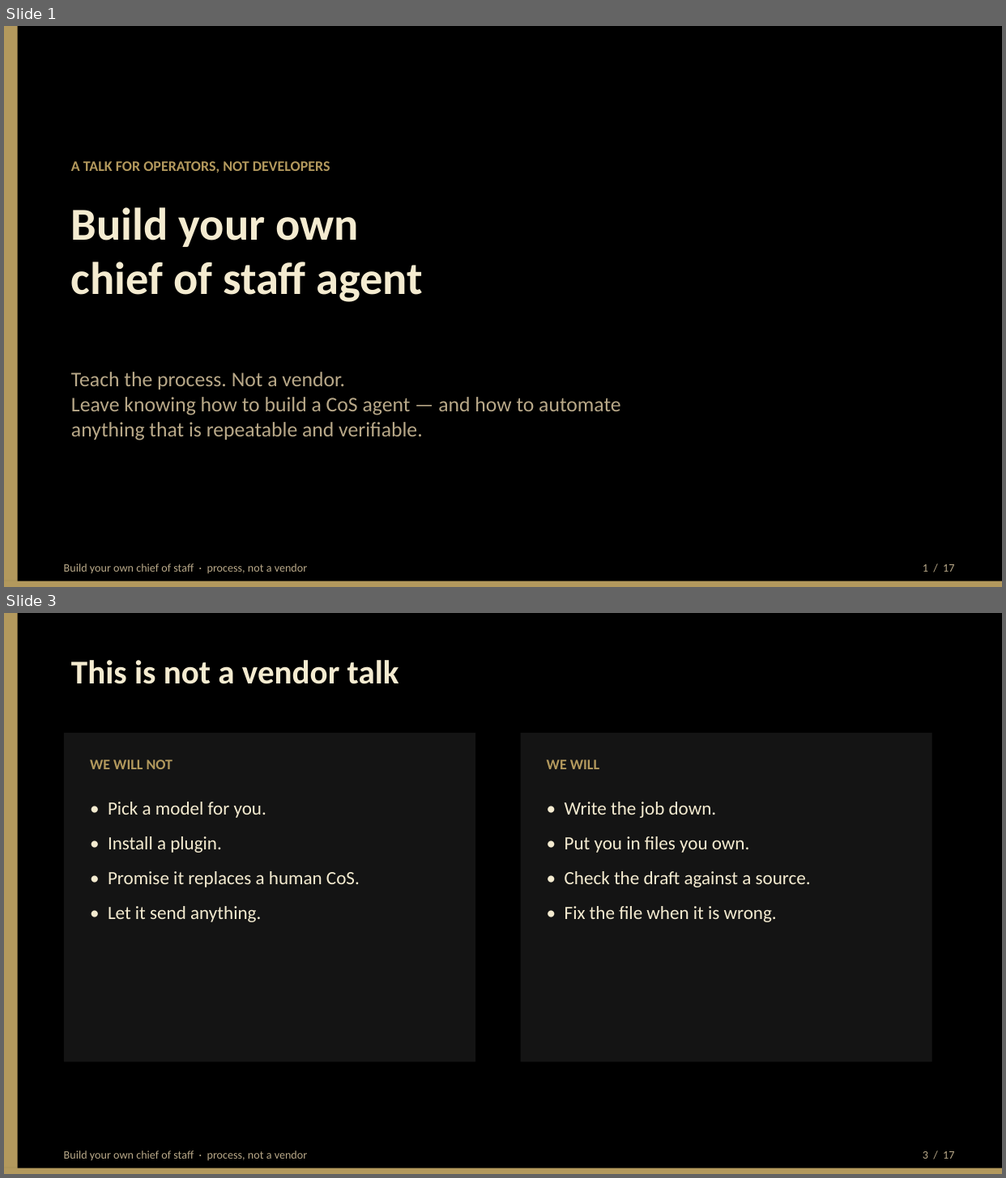
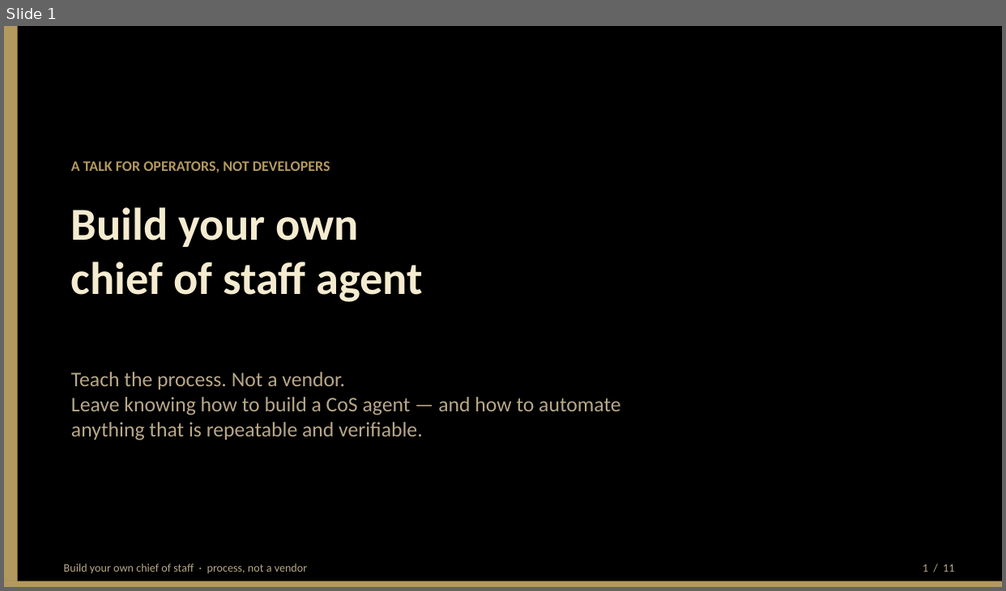
Before and after one commit to BittahCriminal/build-your-own-chief-of-staff, a slide deck: slides/building-your-own-chief-of-staff.pptx. Shown one above the other, each under a label of ours: slides 1 and 3 before the commit, slide 1 after it; the slides between them are not shown. The pictures are 1006x1178 and 1006x591 pixels, drawn with LibreOffice and Linux fonts; fonts in the diff are those of the drawing. Boxes give left, top, right and bottom in pixels: in the first picture for what was removed or moved away, otherwise in the second. Text is boxed around its words. In the diff, an @@ line names an element or a change of style, - is before the commit and + after.

```diff
--- a/slides/building-your-own-chief-of-staff.pptx
+++ b/slides/building-your-own-chief-of-staff.pptx
@@ slide 3 removed at box(4, 613, 1002, 1174), background #FFFFFF @@
@@ rectangle removed at box(4, 613, 1002, 1174) @@
@@ rectangle removed at box(4, 613, 18, 1174) @@
@@ text removed at box(71, 660, 399, 684) @@
-This is not a vendor talk
@@ rectangle removed at box(64, 733, 475, 1063) @@
@@ rectangle removed at box(521, 733, 932, 1063) @@
@@ text removed at box(90, 760, 173, 769) @@
-WE WILL NOT
@@ text removed at box(547, 760, 599, 769) @@
-WE WILL
@@ text removed at box(108, 802, 360, 922) @@
-• Pick a model for you.
-• Install a plugin.
-• Promise it replaces a human CoS.
-• Let it send anything.
@@ text removed at box(565, 802, 811, 922) @@
-• Write the job down.
-• Put you in files you own.
-• Check the draft against a source.
-• Fix the file when it is wrong.
@@ rectangle removed at box(4, 1169, 1002, 1174) @@
@@ text removed at box(64, 1151, 307, 1161) @@
-Build your own chief of staff · process, not a vendor
@@ text removed at box(923, 1152, 954, 1159) @@
-3 / 17
@@ slide 1 changed as well @@
@@ text at box(923, 565, 954, 572): text changed @@
-1 / 17
+1 / 11
```
Also in this commit, not shown: 10 other slides changed, 5 other slides removed, 4 other files.
